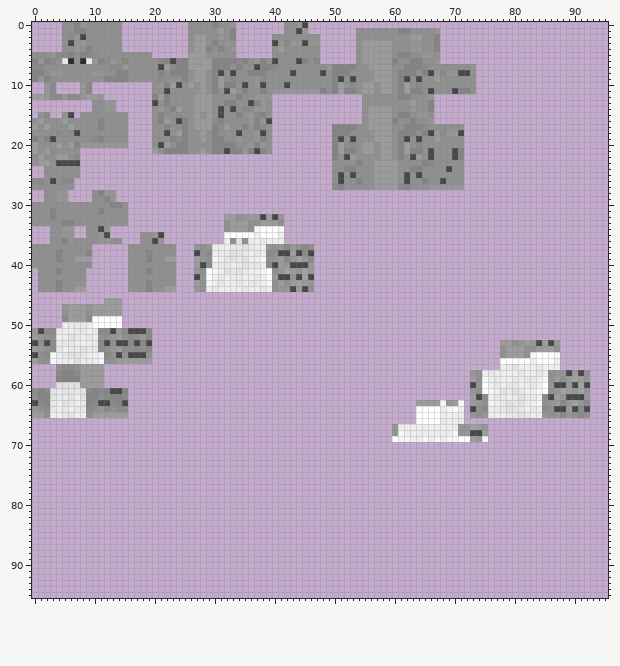
Sprite sheet -- src/main/resources/assets/changed_addon/textures/entities/latex_snep.png. This is how it looked before the edit.
The file is 96x96 pixels. Colours within 5 levels of each other are drawn and written as one.
Now the later version:
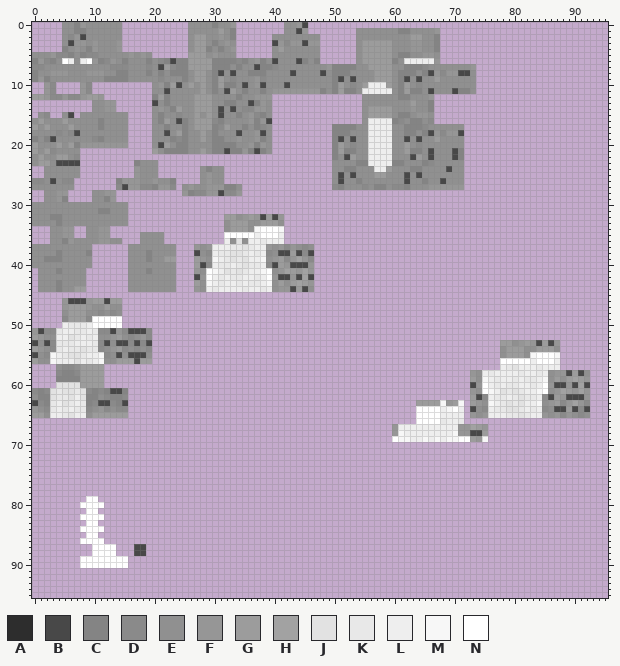
Palette (. is transparent): A #2d2d2d  B #484848  C #848484  D #8a8a8a  E #909090  F #969696  G #9c9c9c  H #a2a2a2  J #e2e2e2  K #e8e8e8  L #eeeeee  M #f7f7f7  N #ffffff
Diff:
Changed rows in their new state; - is an unchanged pixel.
first column x 1:
 3 ---------F---F----------------------------------------------------
 4 ----C----F---F----------------------------------------------------
 5 ---------------F-F------------------------------------------------
 6 -DC-NL-LN---------C------------------------------------------LLLLL
 7 --------------D---D-----------------------------------------------
 8 E---F---F---------C-----------------------------------------------
10 -------------------------------------------------------LLL--------
11 ------------------------------------------------------LLLLL-------
first column x 2:
16 ------------------------------------------------------LLLL-D--C-D
17 ------------------------------------------------------LLLL-------
18 ------------------------------------------------------LLLL-E-----
19 ------------------------------------------------------LLLL-E-----
20 -----------------------------------------------------ELLLL-E-----
21 -----------------------------------------------------ELLLL-E-----
22 ------------------------------------------------------LLLL-E-----
23 ---------------CEEE----------------------------------CLLLLCC-----
24 ---------------FEEE-------ECEE-------------------------LL-E------
25 ---------------FEEE-------EFEE---------------------------EE------
26 ------------CFFFEEFEEC----EFEE-------------------------EEEE------
27 ------------DBFFDDCFFD-EFEEFFFCCE--------------------D-CCED------
28 ---------E-------------FCDDFFBDDF--------------------------------
29 ---C-------------------------------------------------------------
30 -----------EE----------------------------------------------------
31 -E--------C------------------------------------------------------
32 --C--------------------------------------------------------------
33 --CEE------------------------------------------------------------
34 ---------F-------------------------------------------------------
35 ----------F-------EE---------------------------------------------
36 ------------------EE---------------------------------------------
39 CC---EEE---------------------------------------------------------
first column x 5:
43 --------------E----
44 --------------E--EE
46 FBBBFGGB-----------
47 -----EE-EE---------
48 -----EDEDE---------
first column x 17:
56 B
first column x 8:
79 -NN--------
80 NNNN-------
81 -NN--------
82 NNNN-------
83 -NN--------
84 NNNN-------
85 -NN--------
86 NNNN-------
87 --NNNN---BB
88 --NNNN---BB
89 NNNNNNNN---
90 NNNNNNNN---
